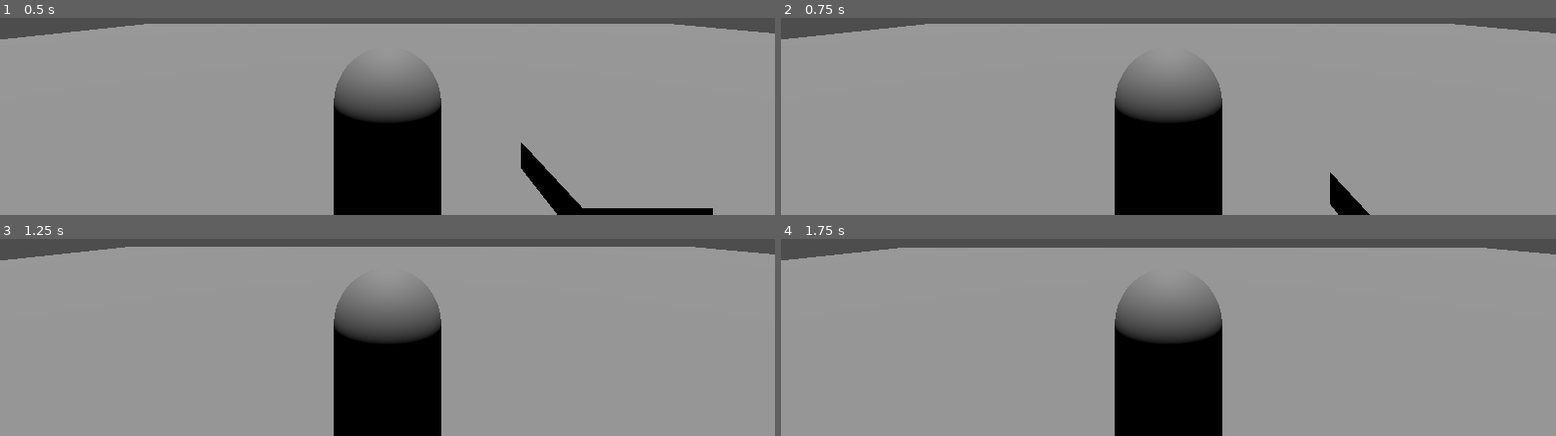
Above: before the commit, frames 1-4 (two rows, left to right).
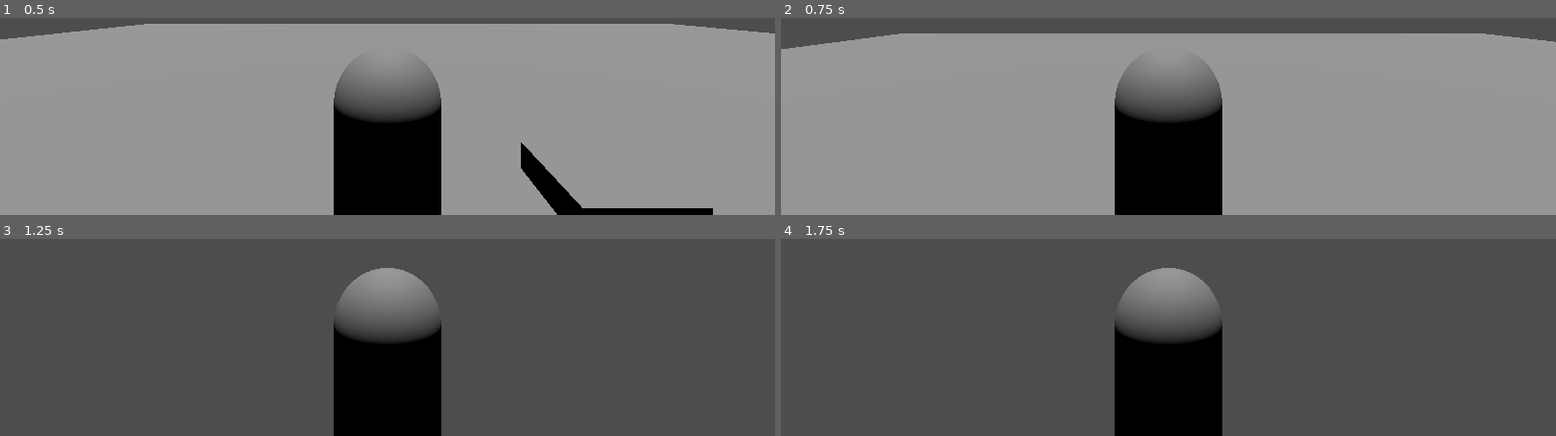
Above: after the commit, the same moments.

Repository: Sprotex/ludum-dare-54
Game: Godot game, scene res://level.tscn
Same seed, same stepped clock (60 frames per second), same inputs: the game is played once before the commit and once after it.
Inputs (mouse positions are in pixels of both pictures, inside the frame that each line leads up to):
- Up to frame 1 (0.5 s): no input
- Up to frame 2 (0.75 s): tap Enter at 0.5 s; move the mouse to (outside the picture) at 0.52 s; hold W (move_forward) from 0.53 s (still down); hold Space (jump) from 0.53 s (still down)
- Up to frame 3 (1.25 s): keep holding W (move_forward); keep holding Space (jump)
- Up to frame 4 (1.75 s): keep holding W (move_forward); move the mouse to (outside the picture) at 1.27 s; release Space (jump) at 1.28 s; tap Space (jump) at 1.35, 1.52 s

Frame 1 is identical in both runs. In frame 2, 5.2% of the frame differs, in the area x 0-100%, y 2-100%; in frame 3, 84%, in the area x 0-100%, y 3-100%; in frame 4, 84%.

Commit message:
add basic jumping

Diff:
--- a/inputs/keyboard_input.gd
+++ b/inputs/keyboard_input.gd
@@ -4,3 +4,4 @@
 func _process(delta: float) -> void:
   GameInputs.movement.x = Input.get_axis("move_left", "move_right")
   GameInputs.movement.z = Input.get_axis("move_forward", "move_backward")
+  GameInputs.movement.y = Input.get_action_strength("jump")
--- a/player/movement.gd
+++ b/player/movement.gd
@@ -4,11 +4,46 @@
 @export var inputs: CharacterInputs
 @export var movement_speed := 3.0
 @export var rotation_speed := 1.0
+@export var jump_power := 10.0
+
+
+func get_gravity_vector() -> Vector3:
+  return ProjectSettings.get_setting("physics/3d/default_gravity_vector")
+
+
+func get_gravity_magnitude() -> float:
+  return ProjectSettings.get_setting("physics/3d/default_gravity")
+
+
+func calculate_jump_movement(current_movement: Vector3) -> Vector3:
+  if not character_body.is_on_floor():
+    current_movement.y = 0
+    return current_movement
+  if inputs.movement.y <= 0:
+    current_movement.y = 0
+    return current_movement
+  return current_movement - get_gravity_vector() * jump_power
+
+
+func calculate_gravity_movement(current_movement: Vector3, _delta: float) -> Vector3:
+  if character_body.is_on_floor():
+    return current_movement
+  return current_movement + get_gravity_vector() * get_gravity_magnitude() * _delta
+
+
+func calculate_friction_movement(current_movement: Vector3) -> Vector3:
+  current_movement.y += character_body.velocity.y
+  var friction_multiplier = Vector3(0.8, 1.0, 0.8)
+  if character_body.is_on_floor():
+    return current_movement * friction_multiplier
+  return current_movement
 
 
 func move(delta: float) -> void:
-  var framerate_independent_movement = inputs.movement * movement_speed
-  var local_movement = character_body.global_transform.basis * framerate_independent_movement
+  var local_movement = character_body.global_transform.basis * inputs.movement * movement_speed + character_body.velocity
+  local_movement = calculate_jump_movement(local_movement)
+  local_movement = calculate_gravity_movement(local_movement, delta)
+  local_movement = calculate_friction_movement(local_movement)
   character_body.velocity = local_movement
   character_body.move_and_slide()
 
--- a/player/player.tscn
+++ b/player/player.tscn
@@ -32,6 +32,7 @@
 script = ExtResource("1_3k5wx")
 character_body = NodePath("../..")
 inputs = NodePath("../PlayerInputs")
+jump_power = 1.0
 
 [node name="PlayerInputs" type="Node" parent="Control"]
 script = ExtResource("2_md3f1")
